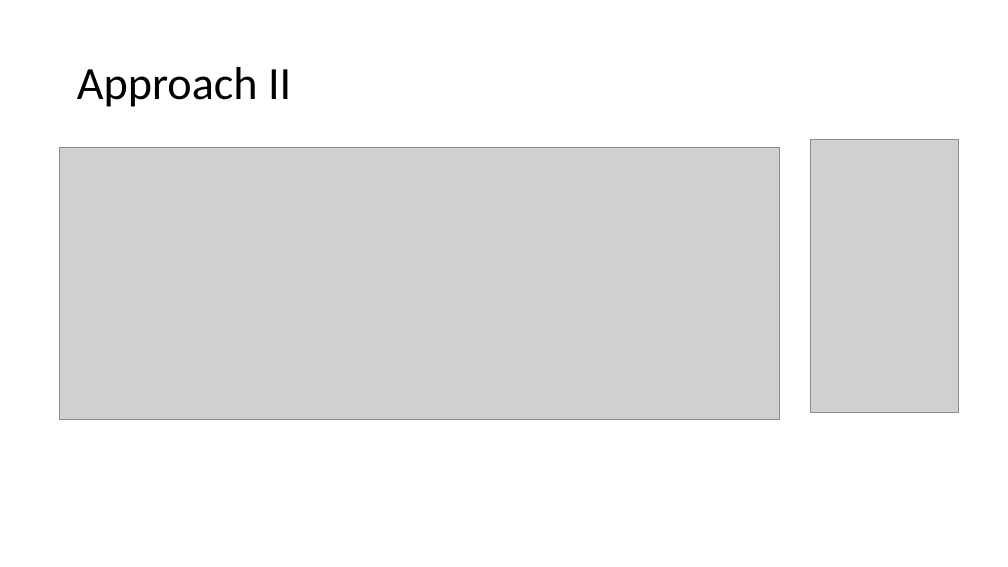
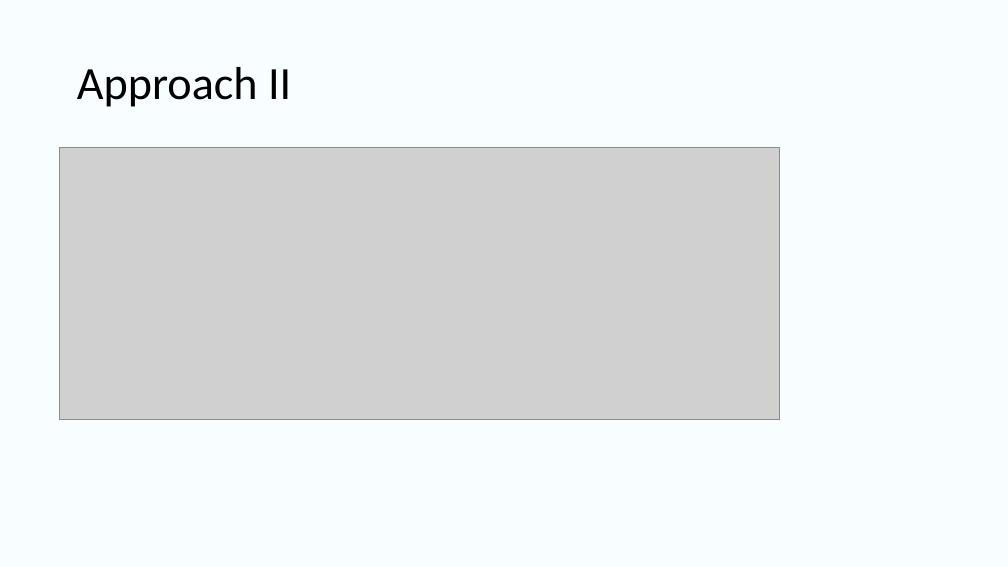
Before and after one commit to UlugbekSalaev/MatchingLetterGame, a slide deck: slide 13 of Presentation.pptx (slide 11 before the commit). Drawn at 1008x567 pixels with LibreOffice and Linux fonts; fonts in the diff are those of the drawing; grey boxes stand for pictures. Boxes give left, top, right and bottom in pixels: in the first picture for what was removed or moved away, otherwise in the second. Text is boxed around its words. In the diff, an @@ line names an element or a change of style, - is before the commit and + after.

```diff
--- a/Presentation.pptx
+++ b/Presentation.pptx
@@ background #FFFFFF to #CFFAFF at 14% opacity @@
@@ picture removed at [810, 140, 959, 412] @@
```
Also in this commit, not shown: 15 other slides changed, 3 slides added, 4 other files.
